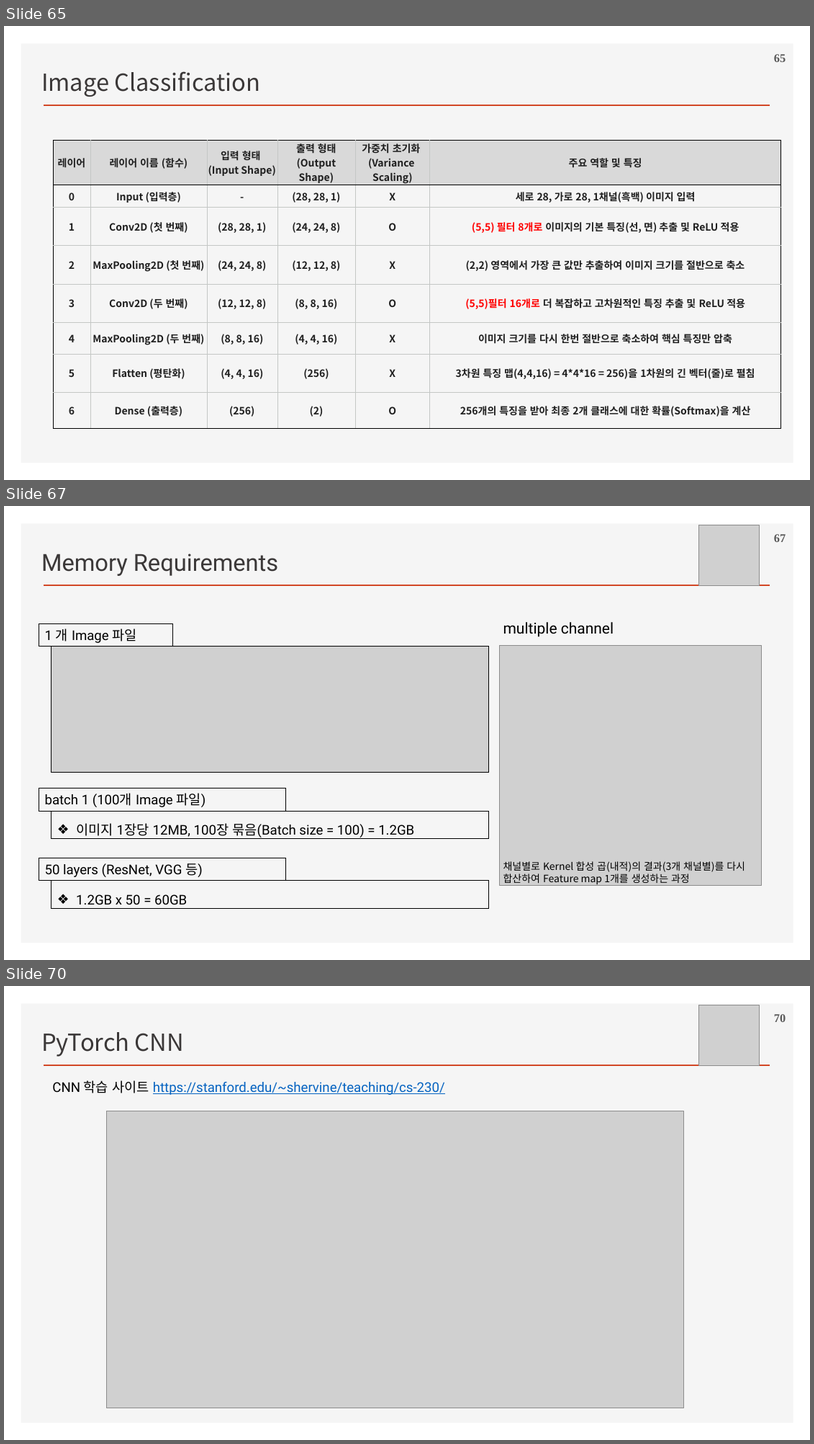
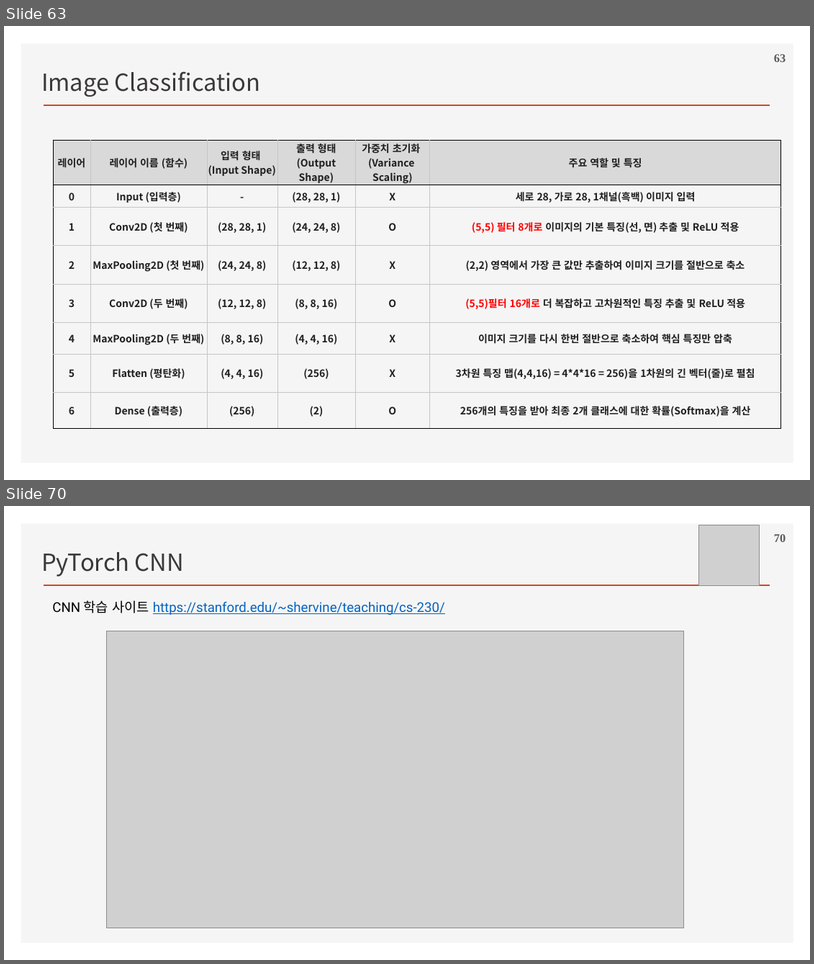
Before and after one commit to ancestor9/2026_Fall_Deep-Learning-with-Python, a slide deck: Chapter 08 Image Classification.pptx. Shown one above the other, each under a label of ours: slides 65, 67 and 70 before the commit, slides 63 and 70 after it; the slides between them are not shown. The pictures are 814x1444 and 814x964 pixels, drawn with LibreOffice and Linux fonts; fonts in the diff are those of the drawing; grey boxes stand for pictures; background and template pictures are left out. Boxes give left, top, right and bottom in pixels: in the first picture for what was removed or moved away, otherwise in the second. Text is boxed around its words. In the diff, an @@ line names an element or a change of style, - is before the commit and + after.

```diff
--- a/Chapter 08 Image Classification.pptx
+++ b/Chapter 08 Image Classification.pptx
@@ slide 67 removed at box(4, 506, 810, 960), background #FFFFFF; not listed: 2 template elements that a slide beside it also shows @@
@@ picture removed at box(699, 525, 759, 586) @@
@@ page number removed at box(774, 534, 786, 542) @@
-67
@@ text removed at box(41, 554, 278, 576) @@
-Memory Requirements
@@ rectangle removed at box(39, 624, 173, 646) @@
-1 개 Image 파일
@@ text removed at box(504, 622, 614, 637) @@
-multiple channel
@@ picture removed at box(52, 646, 489, 772) @@
@@ picture removed at box(499, 645, 761, 885) @@
@@ rectangle removed at box(39, 788, 286, 811) @@
-batch 1 (100개 Image 파일)
@@ rectangle removed at box(52, 811, 489, 839) @@
-❖ 이미지 1장당 12MB, 100장 묶음(Batch size = 100) = 1.2GB
@@ rectangle removed at box(39, 858, 286, 880) @@
-50 layers (ResNet, VGG 등)
@@ text removed at box(504, 861, 746, 884) @@
-채널별로 Kernel 합성 곱(내적)의 결과(3개 채널별)를 다시 합산하여 Feature map 1개를 생성하는 과정
@@ rectangle removed at box(52, 880, 489, 908) @@
-❖ 1.2GB x 50 = 60GB
@@ what was slide 65 is now slide 63 @@
@@ page number at box(774, 54, 786, 62): text changed @@
-65
+63
```
Also in this commit, not shown: 6 slides changed, 1 slide added, 5 other slides removed.
